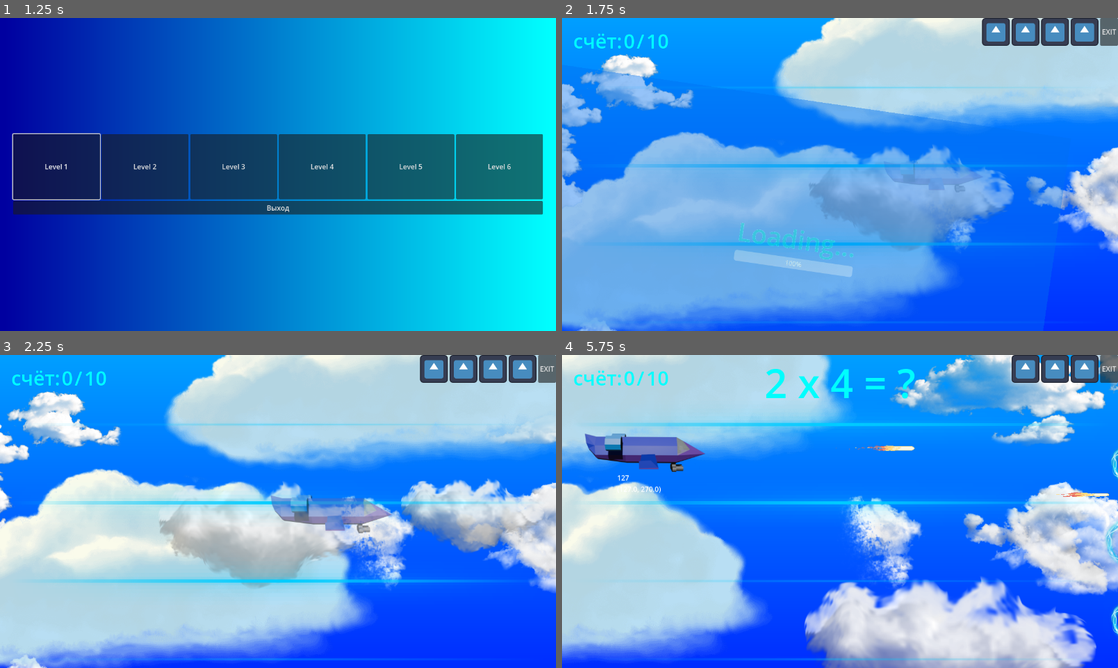
Above: before the commit, frames 1-4 (two rows, left to right).
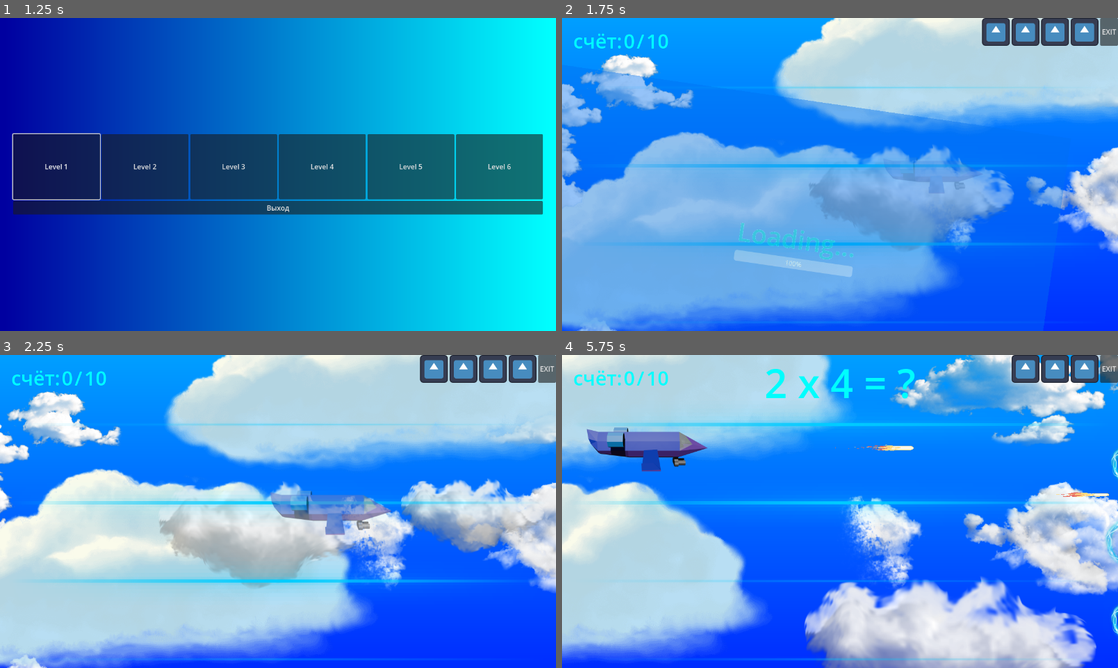
Above: after the commit, the same moments.

Repository: GGamezebo/quizmatik
Game: Godot game, scene res://main.tscn
The game is run twice, just before and just after one commit, with the same random seed, the same clock (stepped at 60 frames per second) and the same inputs. The engine's default icon, where the game draws it, is replaced by a stand-in: a white triangle on a blue panel in a dark square.
Inputs:
- Up to frame 1 (1.25 s): click "Старт" at 0.5 s
- Up to frame 2 (1.75 s): click "Level 1" at 1.25 s
- Up to frame 3 (2.25 s): tap Enter at 2 s; hold Right (ui_right) from 2.03 s (still down); tap Space (shoot) at 2.1 s
- Up to frame 4 (5.75 s): release Right (ui_right) at 2.78 s; hold Down (ui_down) 2.78-3.53 s; tap Space (shoot) at 2.85, 3.8, 4.35, 5.1 s; hold Right (ui_right) 3.53-4.28 s; tap Tab at 3.6 s; hold Up (ui_up) 4.28-5.03 s; hold Left (ui_left) from 5.03 s (still down)

Frame 1 is identical in both runs. In frame 2, 0.1% of the frame differs, in the area x 59-75%, y 45-56%; in frame 3, 0.7%; in frame 4, 1.8%, in the area x 4-64%, y 23-44%.

Commit message:
add dead animation

Diff:
--- a/src/contexts/game_context/game_context.tscn
+++ b/src/contexts/game_context/game_context.tscn
@@ -49,6 +49,7 @@
 
 [node name="AirPlane" parent="Player" unique_id=216453935 instance=ExtResource("4_3f67i")]
 position = Vector2(200, 361)
+dead_animation_time = 3.0
 
 [node name="GameManager" type="Node" parent="." unique_id=1898191257 node_paths=PackedStringArray("states")]
 script = ExtResource("6_q40ib")
@@ -68,9 +69,10 @@
 area = NodePath("../../GameArea")
 answerScene = ExtResource("7_e5mqp")
 
-[node name="EndGameState" type="Node" parent="GameManager" unique_id=265268692]
+[node name="EndGameState" type="Node" parent="GameManager" unique_id=265268692 node_paths=PackedStringArray("air_plane")]
 script = ExtResource("10_jud5q")
 main_events = ExtResource("8_xkl2s")
+air_plane = NodePath("../../Player/AirPlane")
 
 [node name="LineSelector" type="Node" parent="." unique_id=2097313372 node_paths=PackedStringArray("air_plane", "area")]
 script = ExtResource("15_h2w07")
--- a/src/contexts/game_context/game_logic/game_manager/game_states/end_game_state.gd
+++ b/src/contexts/game_context/game_logic/game_manager/game_states/end_game_state.gd
@@ -5,9 +5,14 @@
 	return FSMGameStates.END_GAME
 
 @export var main_events: MainEvents
+@export var air_plane: AirPlane
 
 func enter(_prev_state: FSMState, _event_data: Dictionary) -> void:
-	main_events.ev_exit_game.emit()
+	air_plane.ev_dead_animation_finished.connect(_on_dead_animation_finished)
+	air_plane.die()
 
 func leave(_event_data: Dictionary) -> void:
 	pass
+
+func _on_dead_animation_finished() -> void:
+	main_events.ev_exit_game.emit()
--- a/src/contexts/game_context/game_logic/game_manager/game_states/game_state.gd
+++ b/src/contexts/game_context/game_logic/game_manager/game_states/game_state.gd
@@ -28,6 +28,7 @@
 func leave(_event_data: Dictionary) -> void:
 	event_listener.deinit()
 	for option in options:
+		option.ev_killed.disconnect(_on_answer_killed)
 		option.queue_free()
 	options.clear()
 
--- a/src/features/player/player.gd
+++ b/src/features/player/player.gd
@@ -1,17 +1,24 @@
+#@tool
 class_name AirPlane
 extends Area2D
 
+#@export_tool_button("test_die") var test_die = die
+
 signal ev_shoot
 signal ev_air_plane_colladed(airPlane: AirPlane, area: Area2D)
+signal ev_dead_animation_finished
 
 const SPEED_DEFAULTS: float = 800.0
 
 @export var components:Array[Node] = []
 @export var directionComponents:Array[Node] = []
-@export var animated_sprite:AnimatedSprite2D
+@export var animated_sprite: AnimatedSprite2D
+@export var dead_animation_time = 2.5
+@export var explosion_scene: PackedScene
 
 var direction_y: int = 0
 var speed: float = SPEED_DEFAULTS
+
 
 func _ready() -> void:
 	for component in components:
@@ -22,8 +29,9 @@
 	speed = _speed
 
 func _process(delta: float) -> void:
-	if Input.is_action_just_pressed("shoot"):
-		ev_shoot.emit(self.position + Vector2(get_size().x / 2.0, 0.0))
+	if not Engine.is_editor_hint():
+		if Input.is_action_just_pressed("shoot"):
+			ev_shoot.emit(self.position + Vector2(get_size().x / 2.0, 0.0))
 
 	var dirY = sign(Input.get_axis("ui_up","ui_down"))
 	position.y = clamp(position.y + direction_y * speed * delta, 0, get_viewport_rect().size.y)
@@ -51,3 +59,48 @@
 
 func _on_area_entered(area: Area2D) -> void:
 	ev_air_plane_colladed.emit(self, area)
+
+
+func _disable_collision() -> void:
+	collision_layer = 0
+	collision_mask = 0
+
+
+func die():
+	set_process_input(false)
+	set_process_unhandled_input(false)
+	_disable_collision()
+
+	var tween = create_tween()
+	tween.set_parallel(true)
+	tween.tween_property(self, "rotation", rotation + randf_range(-3, 3), dead_animation_time * 0.6).set_trans(Tween.TRANS_QUAD).set_ease(Tween.EASE_OUT)
+	tween.tween_property(self, "scale", Vector2(0.1, 0.1), dead_animation_time).set_ease(Tween.EASE_IN) # Сжимаем
+
+	for i in range(4):
+		await get_tree().create_timer(0.15).timeout # Пауза между взрывами
+		_spawn_explosion_at_random_pos()
+
+	_spawn_explosion_at_random_pos(Vector2.ZERO, 1.5) # Большой взрыв в центре
+	animated_sprite.visible = false
+
+	await tween.finished
+	ev_dead_animation_finished.emit()
+
+func _spawn_explosion_at_random_pos(offset = Vector2.ZERO, scale_multiplier = 1.0):
+	var explosion = explosion_scene.instantiate()
+
+	if offset == Vector2.ZERO:
+		var sprite = animated_sprite
+		var current_frame_texture = sprite.sprite_frames.get_frame_texture(sprite.animation, sprite.frame)
+
+		if current_frame_texture:
+			var size = current_frame_texture.get_size()
+			# Генерируем случайную точку в пределах размеров кадра
+			offset = Vector2(
+				randf_range(-size.x / 2, size.x / 2),
+				randf_range(-size.y / 2, size.y / 2)
+			) * scale
+
+	get_parent().add_child(explosion)
+	explosion.global_position = global_position + offset
+	explosion.scale = Vector2(scale_multiplier, scale_multiplier)
--- a/src/features/player/player.tscn
+++ b/src/features/player/player.tscn
@@ -1,6 +1,7 @@
 [gd_scene format=3 uid="uid://47fqtynve6g3"]
 
 [ext_resource type="Script" uid="uid://cxln14046h23n" path="res://src/features/player/player.gd" id="1_c4h5g"]
+[ext_resource type="PackedScene" uid="uid://bcowytgx55cwf" path="res://src/features/explosion/explosion.tscn" id="2_502ij"]
 [ext_resource type="Script" uid="uid://6b5kg6wtuj55" path="res://src/features/player/label.gd" id="2_dl1wr"]
 [ext_resource type="AudioStream" uid="uid://d022f3yjwbamj" path="res://src/features/player/thrust.mp3" id="3_incis"]
 [ext_resource type="Texture2D" uid="uid://dbhsvvmis8tyx" path="res://src/features/player/Plane.png" id="3_wwtew"]
@@ -40,12 +41,11 @@
 "speed": 5.0
 }]
 
-[node name="Plane" type="Area2D" unique_id=216453935 node_paths=PackedStringArray("components", "directionComponents", "animated_sprite")]
+[node name="Plane" type="Area2D" unique_id=216453935 node_paths=PackedStringArray("animated_sprite")]
 collision_mask = 4
 script = ExtResource("1_c4h5g")
-components = [NodePath("Label"), NodePath("AnimatedSprite2D"), NodePath("AudioStreamPlayer")]
-directionComponents = [NodePath("AnimatedSprite2D"), NodePath("AudioStreamPlayer")]
 animated_sprite = NodePath("AnimatedSprite2D")
+explosion_scene = ExtResource("2_502ij")
 
 [node name="Label" type="Label" parent="." unique_id=1382119237]
 offset_left = -73.0
